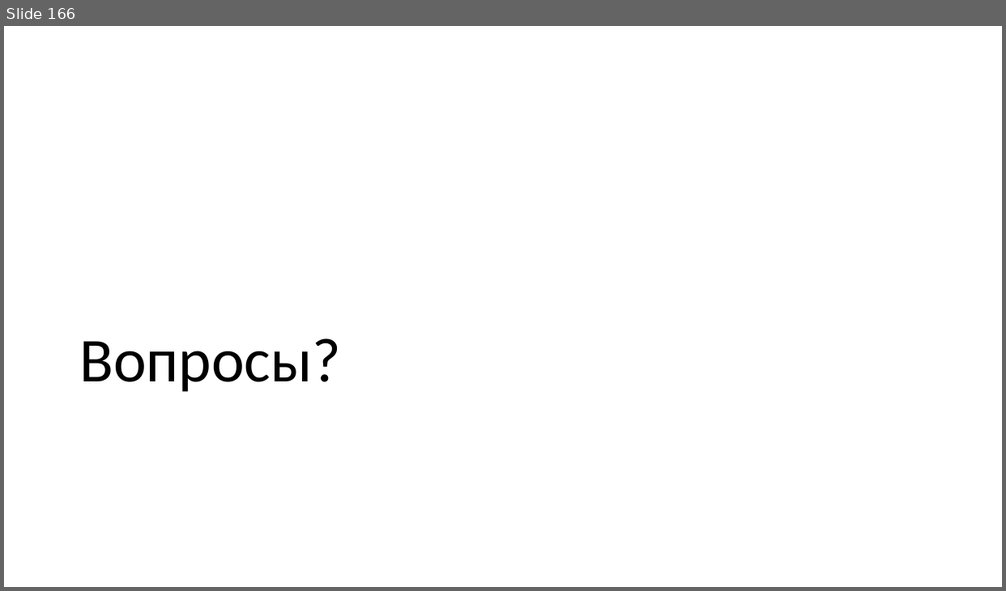
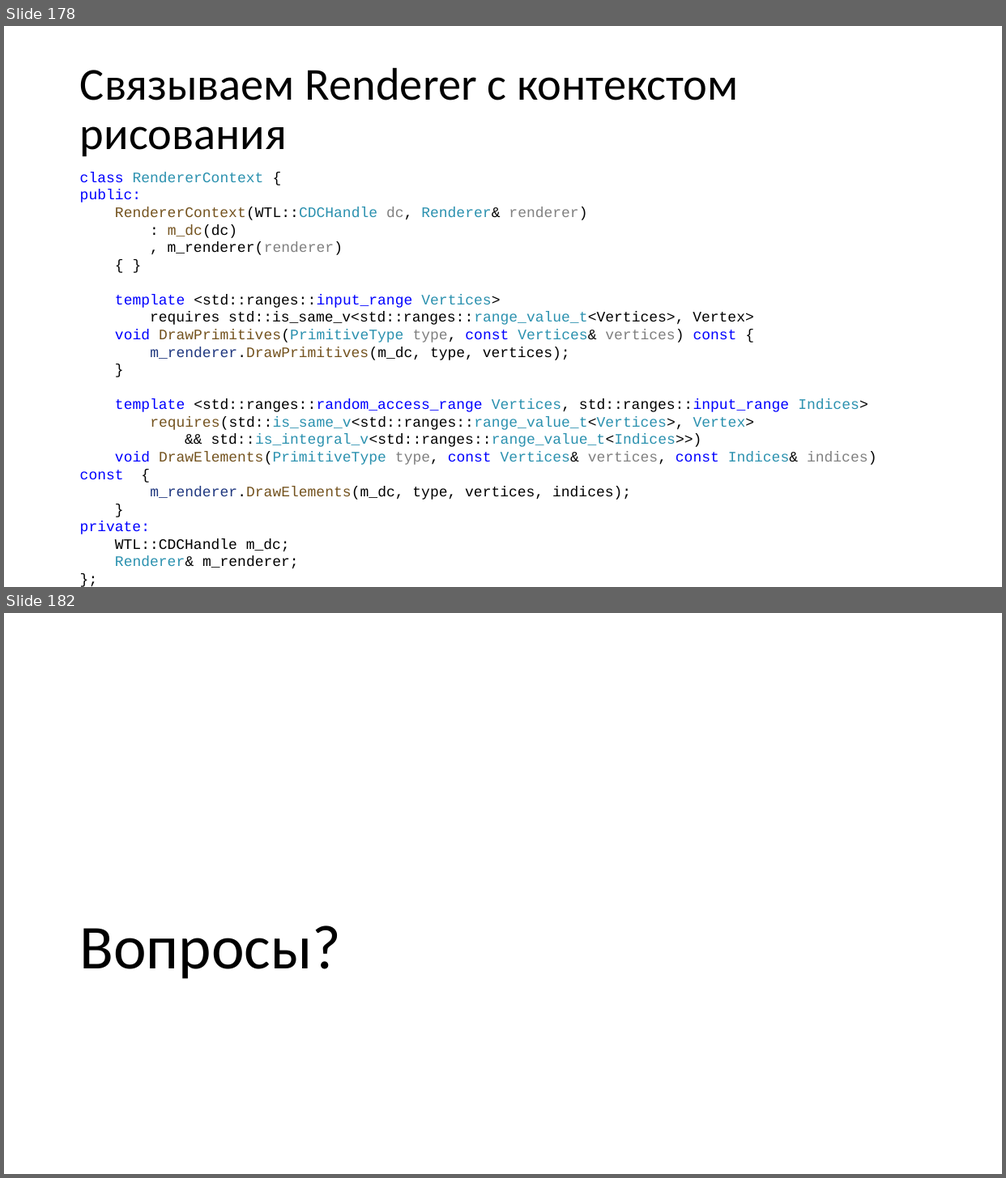
Before and after one commit to alexey-malov/cg-course, a slide deck: lectures/04/04 - Векторный анализ, трансформации и матрицы.pptx. Shown one above the other, each under a label of ours: slide 166 before the commit, slides 178 and 182 after it; the slides between them are not shown. The pictures are 1006x591 and 1006x1178 pixels, drawn with LibreOffice and Linux fonts; fonts in the diff are those of the drawing. Boxes give left, top, right and bottom in pixels: in the first picture for what was removed or moved away, otherwise in the second. Text is boxed around its words. In the diff, an @@ line names an element or a change of style, - is before the commit and + after.

```diff
--- a/lectures/04/04 - Векторный анализ, трансформации и матрицы.pptx
+++ b/lectures/04/04 - Векторный анализ, трансформации и матрицы.pptx
@@ slide 178 added at box(4, 26, 1002, 587), background #FFFFFF @@
@@ title added at box(80, 67, 738, 156), 44 pt, text #000000 @@
+Связываем Renderer с контекстом рисования
@@ text added at box(80, 172, 876, 570), 14 pt, text #000000 @@
+class RendererContext {
+public:
+RendererContext(WTL::CDCHandle dc, Renderer& renderer)
+: m_dc(dc)
+, m_renderer(renderer)
+{ }
+template <std::ranges::input_range Vertices>
+requires std::is_same_v<std::ranges::range_value_t<Vertices>, Vertex>
+void DrawPrimitives(PrimitiveType type, const Vertices& vertices) const {
+m_renderer.DrawPrimitives(m_dc, type, vertices);
+}
+template <std::ranges::random_access_range Vertices, std::ranges::input_range Indices>
+requires(std::is_same_v<std::ranges::range_value_t<Vertices>, Vertex>
+&& std::is_integral_v<std::ranges::range_value_t<Indices>>)
+void DrawElements(PrimitiveType type, const Vertices& vertices, const Indices& indices) const {
+m_renderer.DrawElements(m_dc, type, vertices, indices);
+}
+private:
+WTL::CDCHandle m_dc;
+Renderer& m_renderer;
+};
@@ what was slide 166 is now slide 182 @@
```
Also in this commit, not shown: 2 slides changed, 15 other slides added.
